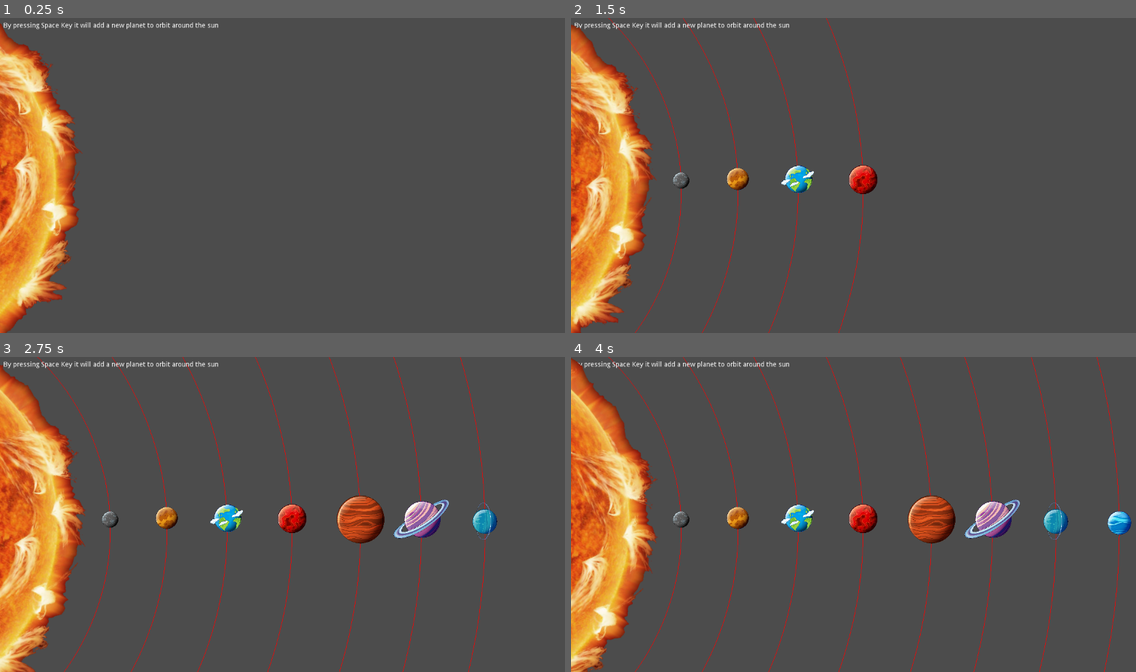
Above: before the commit, frames 1-4 (two rows, left to right).
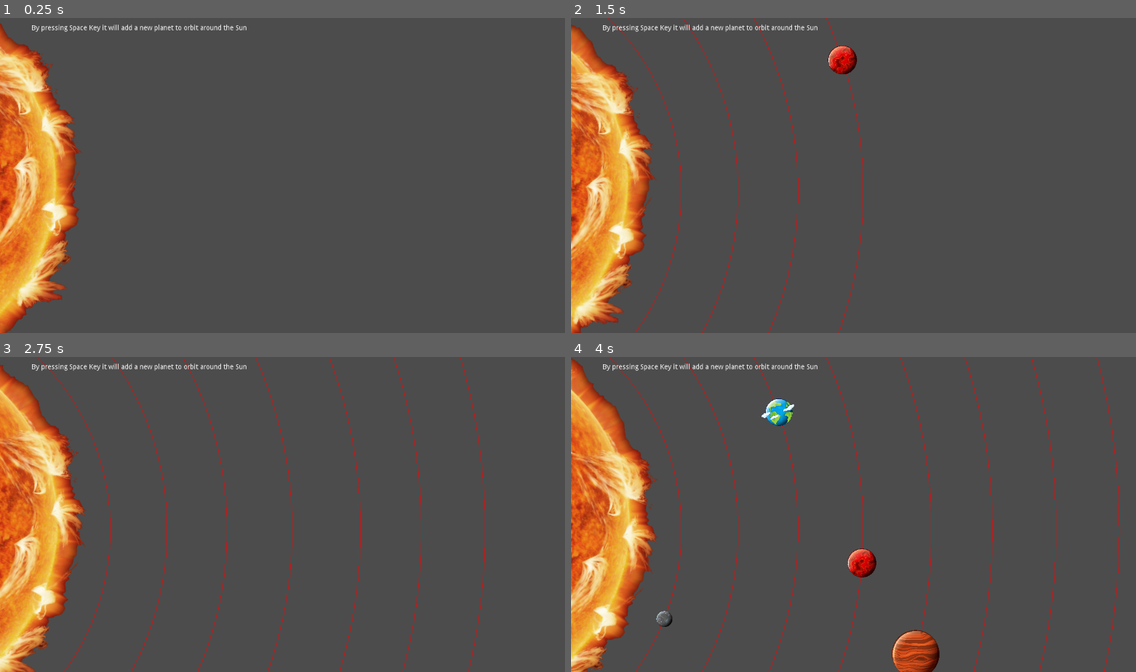
Above: after the commit, the same moments.

Repository: ncdev2015/SolarSystem-Godot
Game: Godot game, scene res://main/main.tscn
The game is run twice, just before and just after one commit, with the same random seed, the same clock (stepped at 60 frames per second) and the same inputs.
Inputs:
- Up to frame 1 (0.25 s): no input
- Up to frame 2 (1.5 s): tap Enter at 0.5 s; tap Space at 0.6, 0.77, 1.07, 1.35 s
- Up to frame 3 (2.75 s): tap Space at 1.52, 1.82, 2.1 s
- Up to frame 4 (4 s): tap Space at 2.85, 3.02, 3.32, 3.6, 3.77 s

The runs differ from the first frame. In frame 1, 0.5% of the frame differs, in the area x 0-44%, y 1-5%; in frame 2, 1.9%; in frame 3, 3.6%; in frame 4, 5.5%, in the area x 1-100%, y 1-100%.

Commit message:
Updated: orbits around Sun and each planet have a current delta time

Diff:
--- a/main/main.gd
+++ b/main/main.gd
@@ -14,9 +14,6 @@
 var saturn = preload("res://planets/saturn/saturn.tscn")
 var neptune = preload("res://planets/neptune/neptune.tscn")
 var uranus = preload("res://planets/uranus/uranus.tscn")
-
-# Current angle
-var sun_angle = 0
 
 # Sun angular velocity
 var sun_rotation_velocity = 0.1
@@ -49,25 +46,35 @@
 		{ "planet": earth.instance(), "position": $Positions/Earth, "angularVelocity": 130, "currentAngle": 0 },
 		{ "planet": mars.instance(), "position": $Positions/Mars, "angularVelocity": 135, "currentAngle": 0 },
 		{ "planet": jupiter.instance(), "position": $Positions/Jupiter, "angularVelocity": 140, "currentAngle": 0 },
-		{ "planet": saturn.instance(), "position": $Positions/Saturn, "angularVelocity": 150, "currentAngle": 0 },
-		{ "planet": neptune.instance(), "position": $Positions/Neptune, "angularVelocity": 160, "currentAngle": 0 },
-		{ "planet": uranus.instance(), "position": $Positions/Uranus, "angularVelocity": 170, "currentAngle": 0 }
+		{ "planet": saturn.instance(), "position": $Positions/Saturn, "angularVelocity": 130, "currentAngle": 0 },
+		{ "planet": neptune.instance(), "position": $Positions/Neptune, "angularVelocity": 120, "currentAngle": 0 },
+		{ "planet": uranus.instance(), "position": $Positions/Uranus, "angularVelocity": 100, "currentAngle": 0 }
 	]
 
-# Loop process
+# Main loop
 func _process(delta):
 	$Sun.rotate(delta * sun_rotation_velocity)
+
+	# Update angular position of each planet
+	for planet in planets_in_scene:
+
+		var r = planet.distanceToCenter
+
+		planet.currentTime += delta
+
+		planet.position.x = r * cos(deg2rad( planet.angularVelocity * planet.currentTime)) + $Sun.position.x
+		planet.position.y = -r * sin(deg2rad( planet.angularVelocity * planet.currentTime)) + $Sun.position.y
+
 	update() # for update canvas every frame
 
-# Manage key inputs
+# Manages key inputs
 func _unhandled_input(event):
-	if event is InputEventKey:
-		if event.pressed:
-			if event.scancode == KEY_SPACE and not event.echo:
-				add_planet_to_scene(get_next_planet())
+	if event is InputEventKey and event.pressed:
+		if event.scancode == KEY_SPACE and not event.echo:
+			add_planet_to_scene(get_next_planet())
 
-			if event.scancode == KEY_ESCAPE:
-				get_tree().quit()
+		if event.scancode == KEY_ESCAPE:
+			get_tree().quit()
 
 # Necessary to draw primitives (arcs, circles, lines etc) on the canvas
 func _draw():
@@ -84,6 +91,8 @@
 
 	instance.scale = Vector2(.1, .1) # Default scale
 	instance.position = planetObj["position"].position
+	instance.angularVelocity = planetObj["angularVelocity"]
+	instance.distanceToCenter = get_distance_to(instance.position, $Sun.position)
 
 	return instance
 
--- a/main/main.tscn
+++ b/main/main.tscn
@@ -7,11 +7,11 @@
 script = ExtResource( 2 )
 
 [node name="RichTextLabel" type="RichTextLabel" parent="."]
-margin_left = 7.20001
-margin_top = 8.8
-margin_right = 472.2
-margin_bottom = 29.8
-text = "By pressing Space Key it will add a new planet to orbit around the sun"
+margin_left = 65.1084
+margin_top = 14.1454
+margin_right = 530.108
+margin_bottom = 35.1454
+text = "By pressing Space Key it will add a new planet to orbit around the Sun"
 scroll_active = false
 __meta__ = {
 "_edit_use_anchors_": false
--- a/planets/base/base.gd
+++ b/planets/base/base.gd
@@ -1,4 +1,5 @@
 extends Node2D
 
-var radius = 0
-var velocity = 0
+var angularVelocity = 0
+var distanceToCenter = 0
+var currentTime = 0
--- a/test/test.gd
+++ /dev/null
@@ -1,36 +0,0 @@
-extends Node2D
-
-# File to test GDScript sintax
-
-var nums = [2,3,4,1,5,2]
-
-var imagesPath = "res://assets/images/planets"
-
-# Return an array with images file names from a folder
-func list_files_in_directory(path):
-	var files = []
-	var dir = Directory.new()
-	dir.open(path)
-	dir.list_dir_begin()
-
-	while true:
-		var file = dir.get_next()
-		if file == "":
-			break
-		elif not file.begins_with("."):
-			if not file.ends_with('import'):
-				files.append(file)
-
-	dir.list_dir_end()
-
-	return files
-
-func _ready():
-	print(nums)
-	# Delete firs element if exists
-	# print(nums.pop_front())
-
-	# Delete an element of a position, returng Null
-	print(nums.remove(1))
-
-	print(nums)
--- a/test/test.tscn
+++ /dev/null
@@ -1,6 +0,0 @@
-[gd_scene load_steps=2 format=2]
-
-[ext_resource path="res://test/test.gd" type="Script" id=1]
-
-[node name="test" type="Node2D"]
-script = ExtResource( 1 )
Not shown, changed: readme.md
